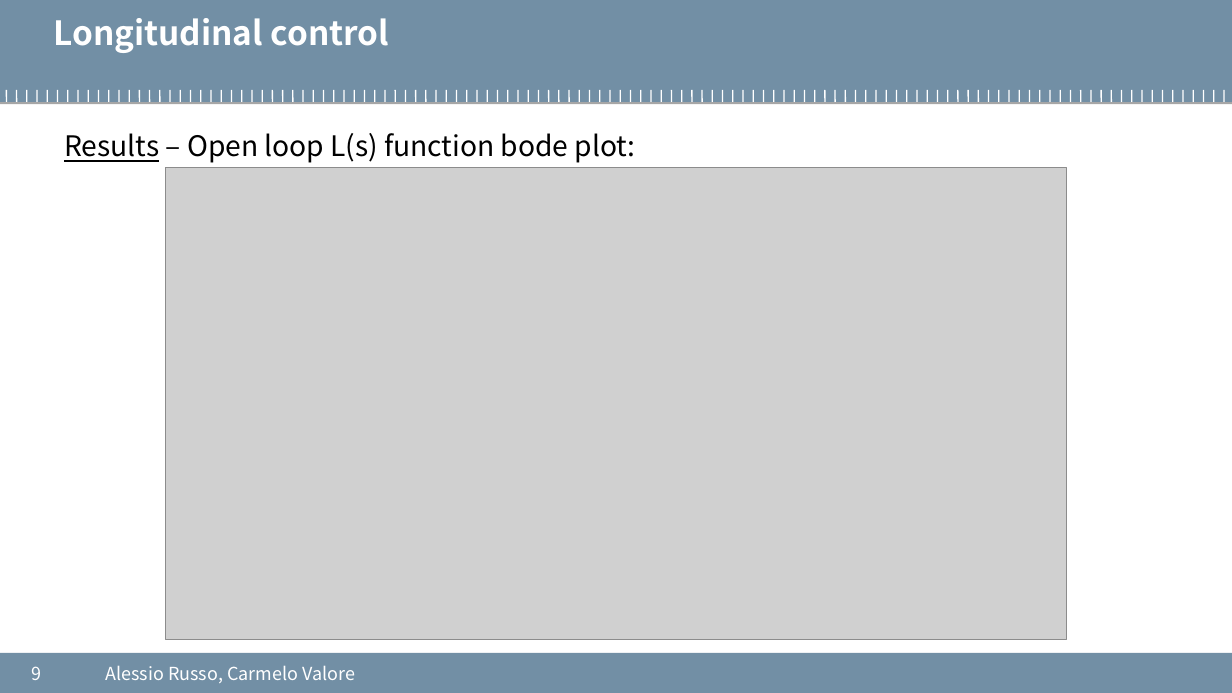
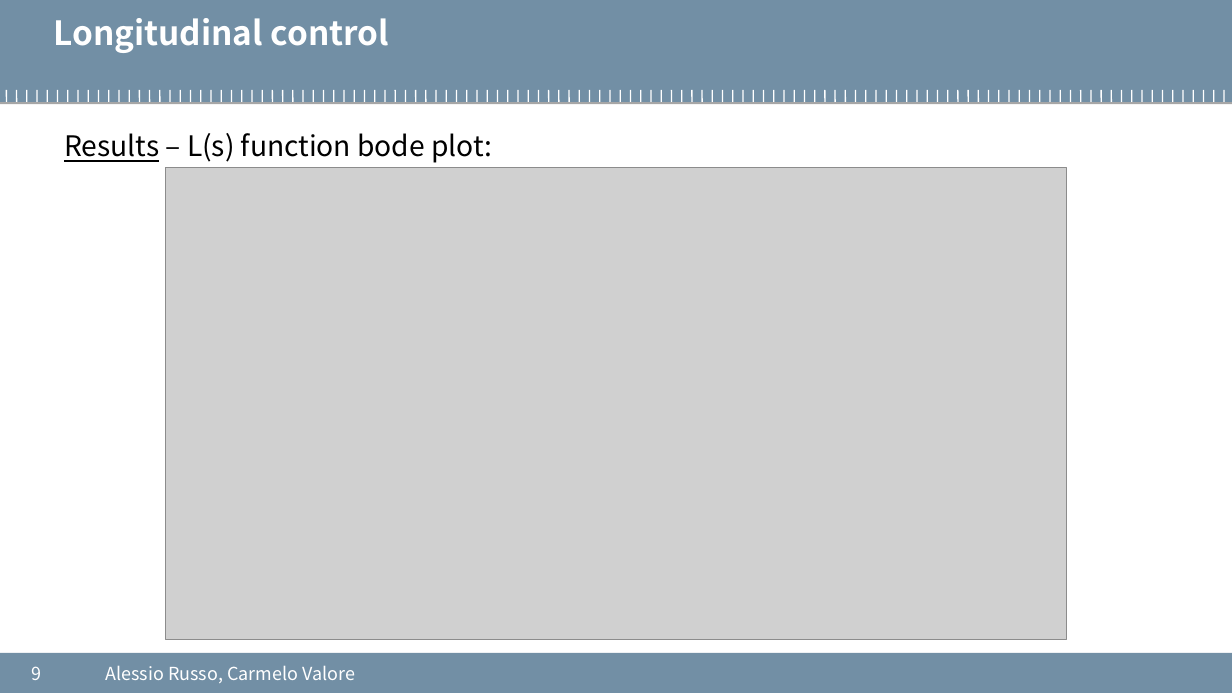
Before and after one commit to cvalore/mida2-project, a slide deck: slide 9 of presentations/20200902_meeting6.pptx. Drawn at 1232x693 pixels with LibreOffice and Linux fonts; fonts in the diff are those of the drawing; grey boxes stand for pictures; background and template pictures are left out. Boxes give left, top, right and bottom in pixels: in the first picture for what was removed or moved away, otherwise in the second. Text is boxed around its words. In the diff, an @@ line names an element or a change of style, - is before the commit and + after.

Commit message:
up

```diff
--- a/presentations/20200902_meeting6.pptx
+++ b/presentations/20200902_meeting6.pptx
@@ text at (64,133,492,163): text changed @@
-Results – Open loop L(s) function bode plot:
+Results – L(s) function bode plot:
```
Also in this commit, not shown: 1 other slide changed.
